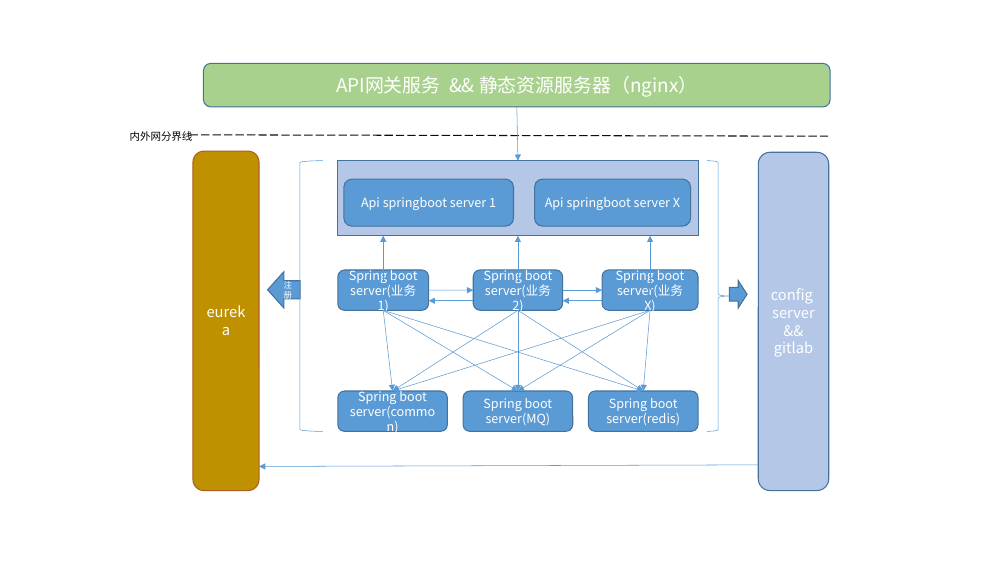
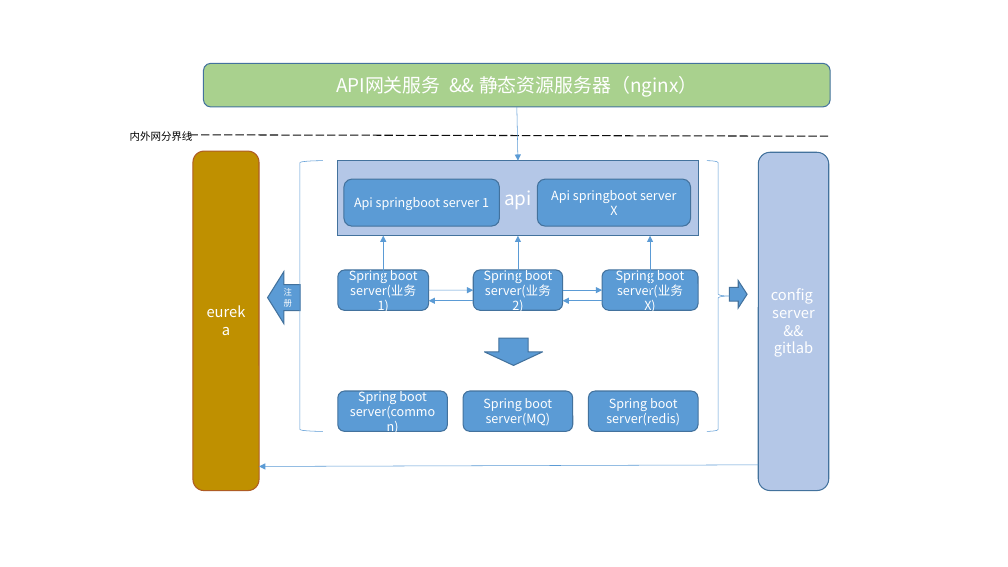
Before and after one commit to likemytea/springbootbase2, a slide deck: slide 1 of doc/spring cloud 培训文档/springcloud.pptx. Drawn at 1008x567 pixels with LibreOffice and Linux fonts; fonts in the diff are those of the drawing. Boxes give left, top, right and bottom in pixels: in the first picture for what was removed or moved away, otherwise in the second. Text is boxed around its words. In the diff, an @@ line names an element or a change of style, - is before the commit and + after.

```diff
--- a/doc/spring cloud 培训文档/springcloud.pptx
+++ b/doc/spring cloud 培训文档/springcloud.pptx
@@ rounded rectangle "Api springboot server 1": place and size @@
-rounded rectangle "Api springboot server 1" at <box>344,179,513,226</box>
+rounded rectangle "Api springboot server 1" at <box>344,179,500,226</box>
@@ text in rectangle at <box>504,191,532,209</box>: text added @@
+api
@@ left arrow "注册": place and size @@
-left arrow "注册" at <box>268,271,300,308</box>
+left arrow "注册" at <box>268,271,300,323</box>
@@ arrow removed from (383, 311) to (392, 391) @@
@@ arrow removed from (383, 311) to (518, 391) @@
@@ arrow removed from (383, 311) to (644, 391) @@
@@ arrow removed from (518, 310) to (392, 391) @@
@@ arrow removed from (650, 310) to (392, 391) @@
@@ arrow removed from (518, 310) to (518, 391) @@
@@ arrow removed from (518, 310) to (644, 391) @@
@@ arrow removed from (650, 310) to (518, 391) @@
@@ arrow removed from (650, 310) to (644, 391) @@
@@ down arrow added at <box>485,338,543,365</box>, fill #5B9BD5, outline #43739E 1 pt @@
```
Also in this commit, not shown: 1 other file.
